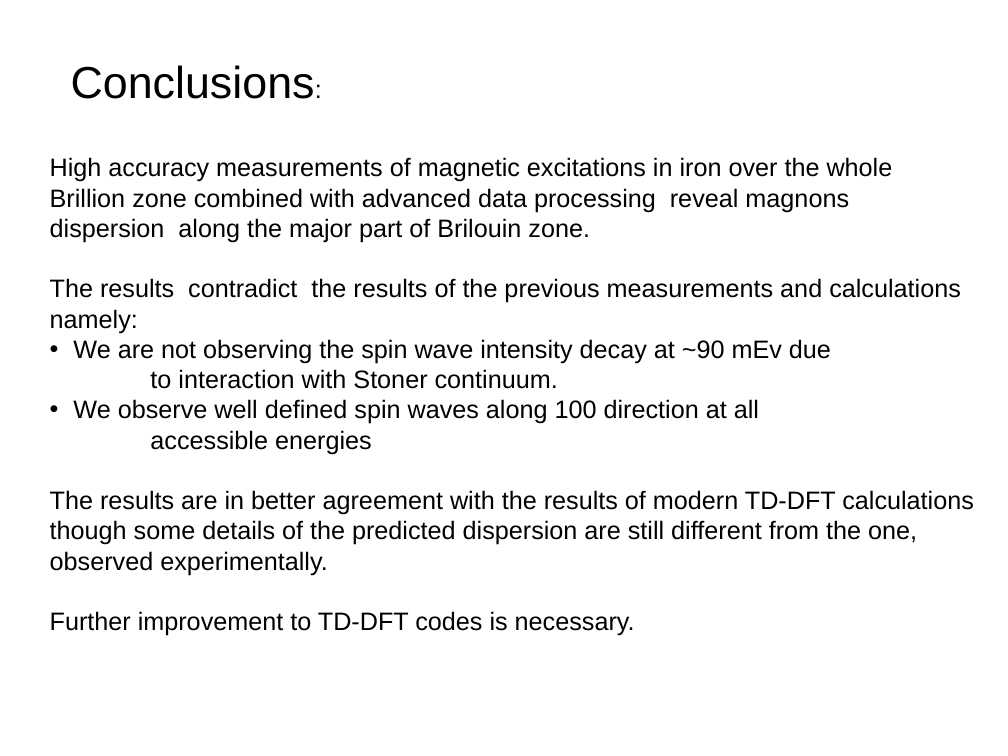
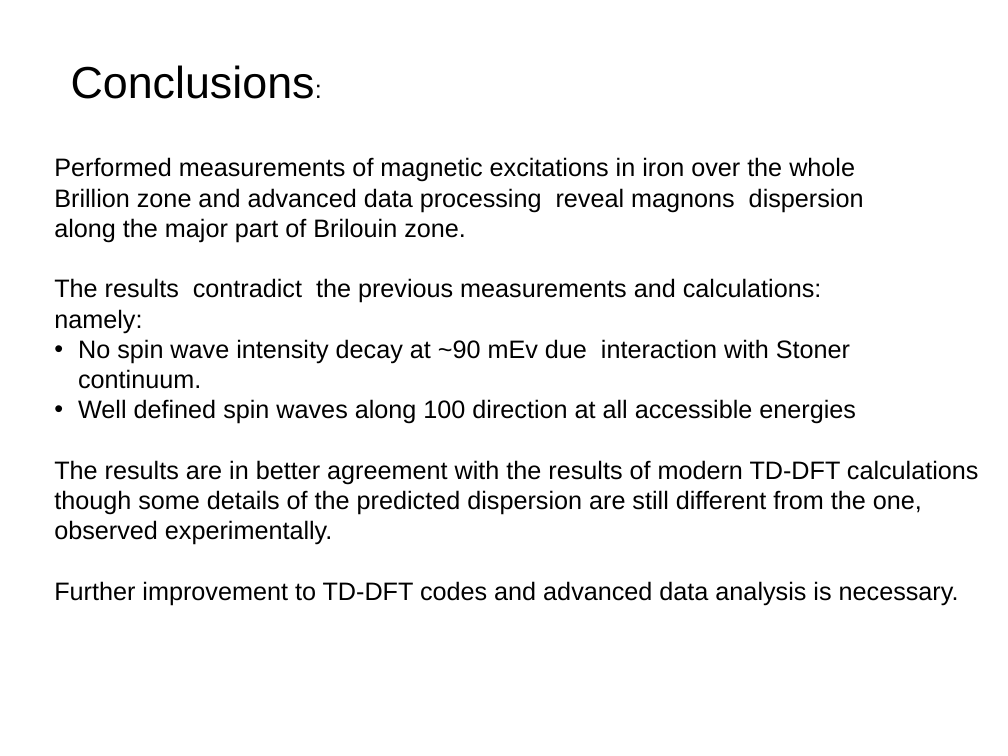
Before and after one commit to abuts/Fe, a slide deck: slide 12 of June2017/Icns2017/ICNS2017.ppt (slide 11 before the commit). Drawn at 1008x756 pixels with LibreOffice and Linux fonts; fonts in the diff are those of the drawing; background and template pictures are left out. Boxes give left, top, right and bottom in pixels: in the first picture for what was removed or moved away, otherwise in the second. Text is boxed around its words. In the diff, an @@ line names an element or a change of style, - is before the commit and + after.

```diff
--- a/June2017/Icns2017/ICNS2017.ppt
+++ b/June2017/Icns2017/ICNS2017.ppt
@@ text at bbox=[54, 157, 864, 303]: text changed @@
-High accuracy measurements of magnetic excitations in iron over the whole
-Brillion zone combined with advanced data processing reveal magnons
-dispersion along the major part of Brilouin zone.
-The results contradict the results of the previous measurements and calculations
+Performed measurements of magnetic excitations in iron over the whole
+Brillion zone and advanced data processing reveal magnons dispersion
+along the major part of Brilouin zone.
+The results contradict the previous measurements and calculations:
@@ text at bbox=[78, 339, 856, 424]: text changed @@
-• We are not observing the spin wave intensity decay at ~90 mEv due
-to interaction with Stoner continuum.
-• We observe well defined spin waves along 100 direction at all
-accessible energies
+• No spin wave intensity decay at ~90 mEv due interaction with Stoner continuum.
+• Well defined spin waves along 100 direction at all accessible energies
@@ text at bbox=[54, 581, 959, 606]: text changed @@
-Further improvement to TD-DFT codes is necessary.
+Further improvement to TD-DFT codes and advanced data analysis is necessary.
```
Also in this commit, not shown: 4 other slides changed, 5 slides added, 2 slides removed, 2 other files.
